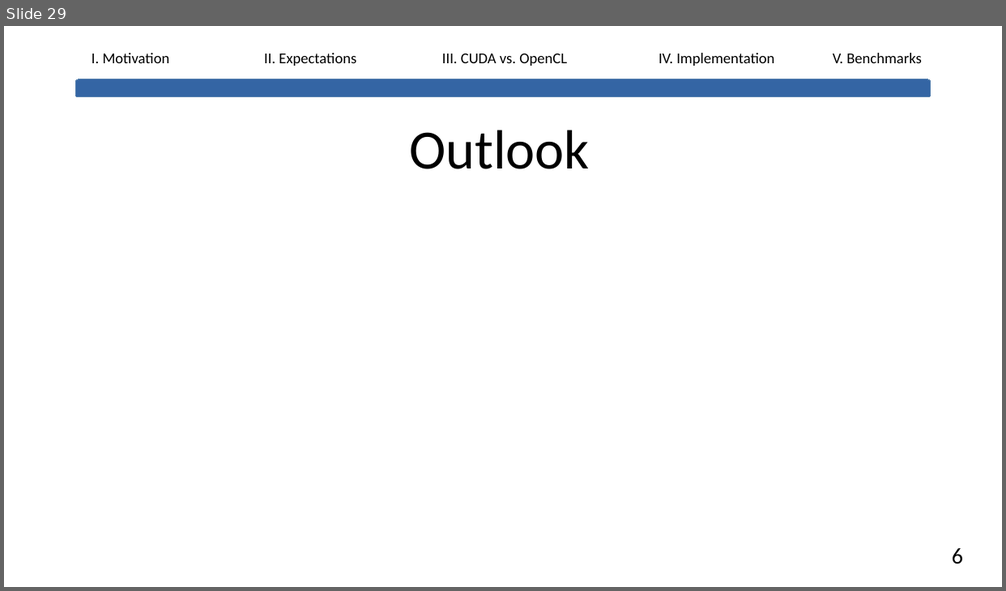
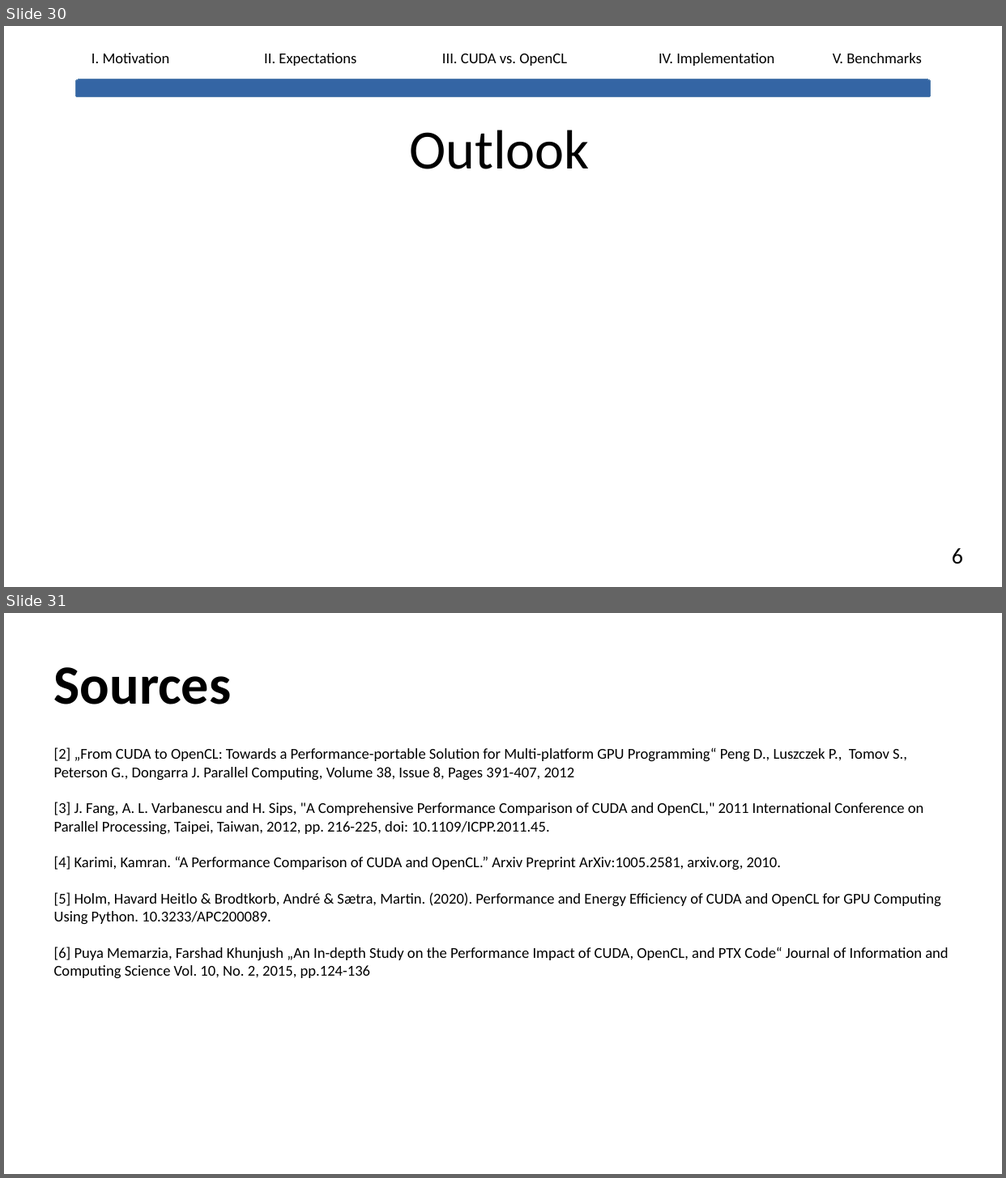
Before and after one commit to lhahner/opti-perf, a slide deck: docs/presentation/final-presentation.odp. Shown one above the other, each under a label of ours: slide 29 before the commit, slides 30 and 31 after it. The pictures are 1006x591 and 1006x1178 pixels, drawn with LibreOffice and Linux fonts; fonts in the diff are those of the drawing. Boxes give left, top, right and bottom in pixels: in the first picture for what was removed or moved away, otherwise in the second. Text is boxed around its words. In the diff, an @@ line names an element or a change of style, - is before the commit and + after.

```diff
--- a/docs/presentation/final-presentation.odp
+++ b/docs/presentation/final-presentation.odp
@@ slide 31 added at <box>4,613,1002,1174</box>, background #FFFFFF @@
@@ title added at <box>54,667,232,705</box>, 44 pt, text #000000, bold @@
+Sources
@@ text added at <box>54,747,948,978</box>, 12 pt, text #000000 @@
+[2] „From CUDA to OpenCL: Towards a Performance-portable Solution for Multi-platform GPU Programming“ Peng D., Luszczek P., Tomov S., Peterson G., Dongarra J. Parallel Computing, Volume 38, Issue 8, Pages 391-407, 2012
+[3] J. Fang, A. L. Varbanescu and H. Sips, "A Comprehensive Performance Comparison of CUDA and OpenCL," 2011 International Conference on Parallel Processing, Taipei, Taiwan, 2012, pp. 216-225, doi: 10.1109/ICPP.2011.45.
+[4] Karimi, Kamran. “A Performance Comparison of CUDA and OpenCL.” Arxiv Preprint ArXiv:1005.2581, arxiv.org, 2010.
+[5] Holm, Havard Heitlo & Brodtkorb, André & Sætra, Martin. (2020). Performance and Energy Efficiency of CUDA and OpenCL for GPU Computing Using Python. 10.3233/APC200089.
+[6] Puya Memarzia, Farshad Khunjush „An In-depth Study on the Performance Impact of CUDA, OpenCL, and PTX Code“ Journal of Information and Computing Science Vol. 10, No. 2, 2015, pp.124-136
@@ what was slide 29 is now slide 30 @@
```
Also in this commit, not shown: 5 slides changed, 2 other slides added, 3 other files.
